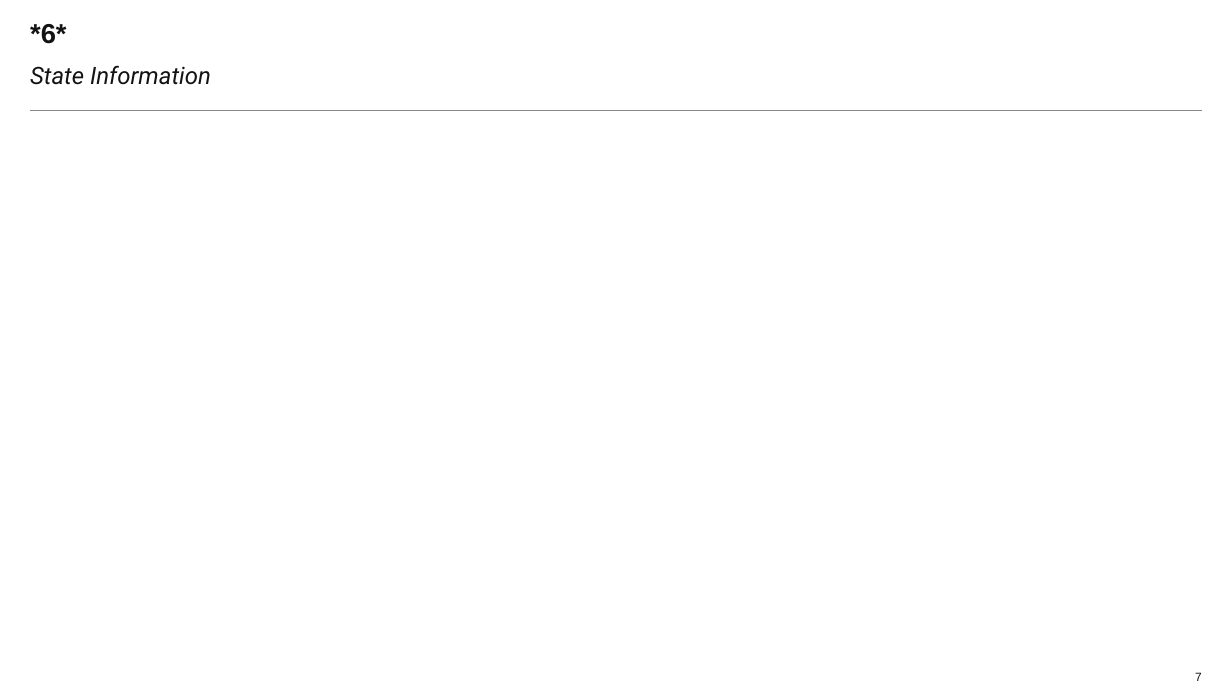
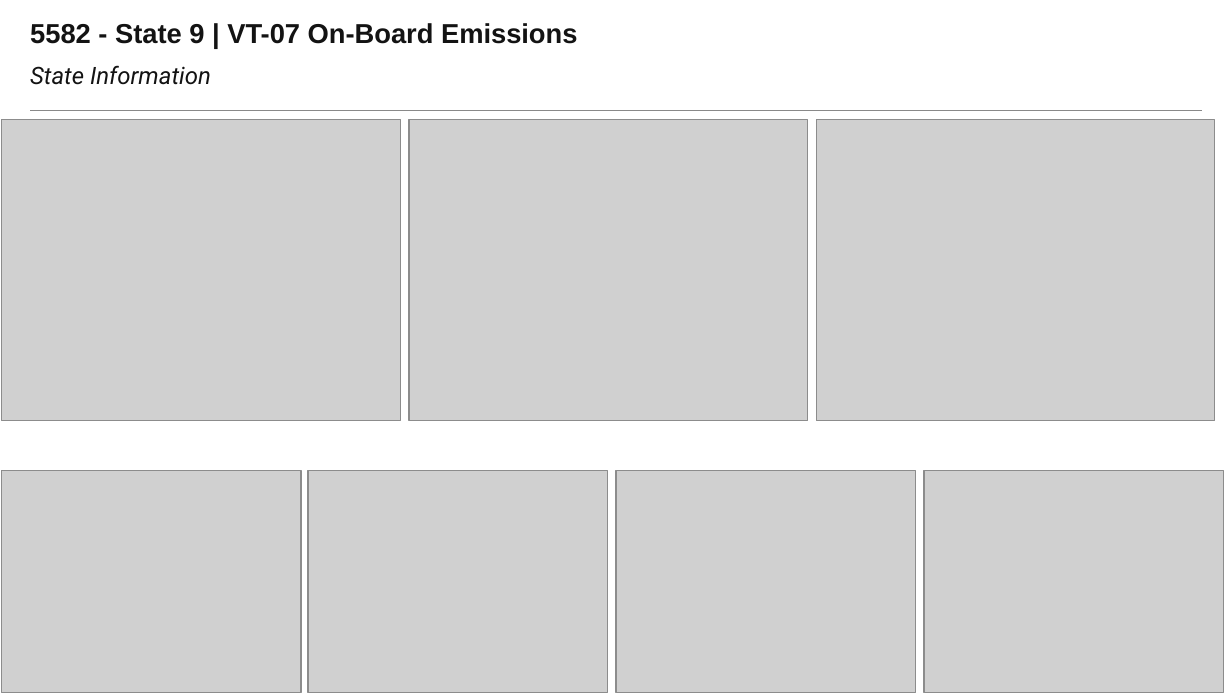
Before and after one commit to Laurapaws/graphGrabber, a slide deck: slide 7 of newDeck.pptx. Drawn at 1232x693 pixels with LibreOffice and Linux fonts; fonts in the diff are those of the drawing; grey boxes stand for pictures; background and template pictures are left out. Boxes give left, top, right and bottom in pixels: in the first picture for what was removed or moved away, otherwise in the second. Text is boxed around its words. In the diff, an @@ line names an element or a change of style, - is before the commit and + after.

```diff
--- a/newDeck.pptx
+++ b/newDeck.pptx
@@ title at (30, 23, 577, 44): text changed @@
-*6*
+5582 - State 9 | VT-07 On-Board Emissions
@@ picture added at (1, 120, 400, 420) @@
@@ picture added at (409, 120, 808, 420) @@
@@ picture added at (816, 120, 1215, 420) @@
@@ picture added at (1, 471, 301, 693) @@
@@ picture added at (308, 471, 607, 693) @@
@@ picture added at (616, 471, 915, 693) @@
@@ picture added at (924, 471, 1223, 693) @@
@@ page number removed at (1195, 672, 1202, 681) @@
-7
```
Also in this commit, not shown: 8 other slides changed, 2 other files.
